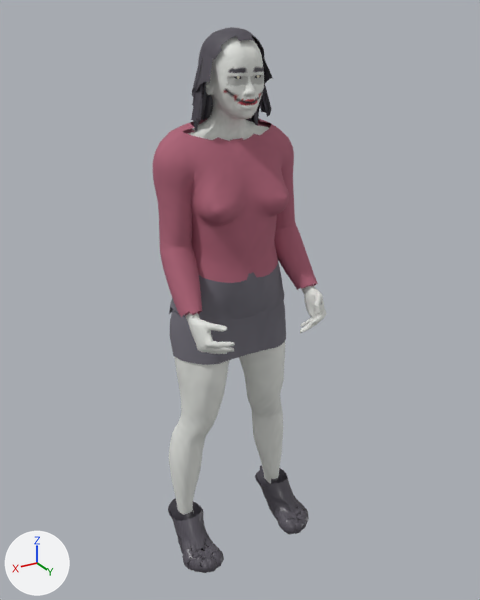
A saved change to the Blender file assets/characters/real/hr_night.blend.
Both versions are drawn from a camera (50 mm lens) standing at (0.869, 1.539, 1.53) and looking at (-0.014, 0.068, 0.795). Every picture has the same lights, and +X, +Y and +Z are marked at lower left. The first picture is the older version.

Names of what the first picture shows: 'hr_night'.
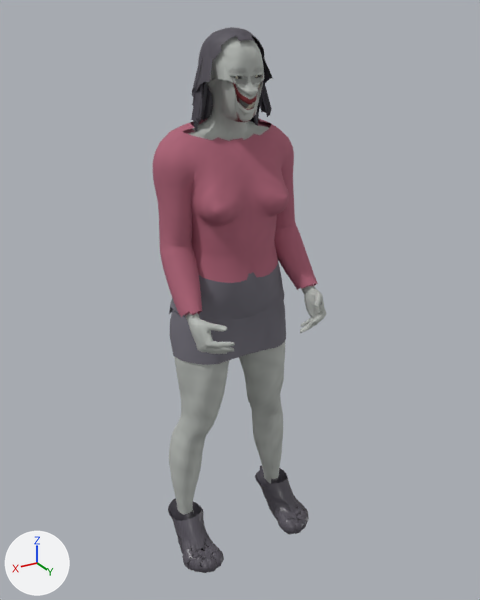
Boxes [x1, y1, x2, y2] around the edits, measured in the pictures (480 x 600 px; the box of a moved part takes in the faces that stretch with it):
part 1 of me_hr_night, moved or reshaped: before [206, 79, 264, 119]; after [207, 59, 264, 123]

The change, as a diff of the scene's bpy script:
```diff
--- a/assets/characters/real/hr_night.blend.py
+++ b/assets/characters/real/hr_night.blend.py
@@ me_hr_night @@
 me_hr_night.from_pydata(...)  # 17234 vertices, 16608 faces; spans x -0.23..0.22, y -0.1..0.27, z -0.02..1.5
 # used by ob_hr_night; location = (0.0, 0.0, 0.0)
+# me_hr_night part 1: 1664 of 17234 vertices moved; they spanned x -0.07..0.07, y 0.04..0.15, z 1.29..1.41 and now span x -0.07..0.07, y 0.04..0.15, z 1.29..1.44; mean shift (0.0, -0.01, 0.02); largest move (0.05, 0.1, 1.34) -> (0.05, 0.1, 1.43)
+# me_hr_night part 2: vertex colours changed
 me_hr_night.materials.append(mat_skin)
```
